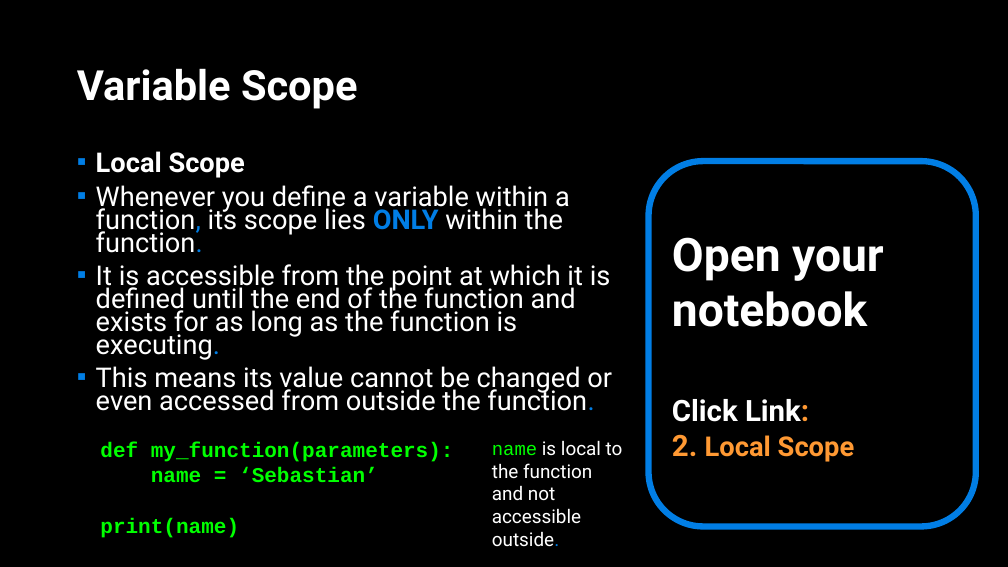
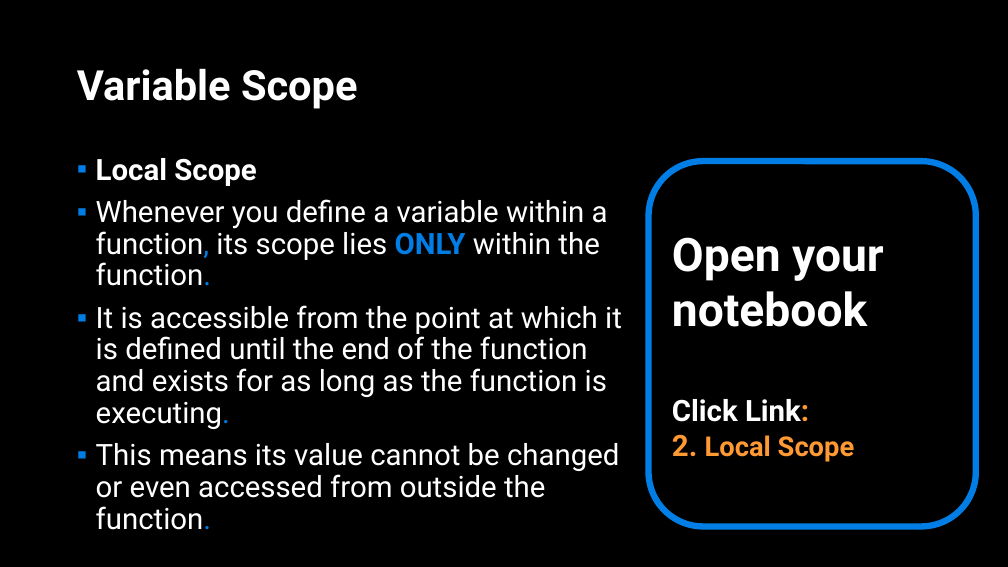
Before and after one commit to APS106/APS106-winter-2022-material, a slide deck: slide 11 of lectures/week2/lecture2/slides/week2_lecture2.pptx (slide 9 before the commit). Drawn at 1008x567 pixels with LibreOffice and Linux fonts; fonts in the diff are those of the drawing; background and template pictures are left out. Boxes give left, top, right and bottom in pixels: in the first picture for what was removed or moved away, otherwise in the second. Text is boxed around its words. In the diff, an @@ line names an element or a change of style, - is before the commit and + after.

```diff
--- a/lectures/week2/lecture2/slides/week2_lecture2.pptx
+++ b/lectures/week2/lecture2/slides/week2_lecture2.pptx
@@ text "Local Scope" at (96,158,622,530): size 25.9 to 28 pt; line spacing 0.7 to 0.9 @@
@@ text removed at (100,442,454,538) @@
-def my_function(parameters):
-name = ‘Sebastian’
-print(name)
@@ text removed at (492,440,623,547) @@
-name is local to the function and not accessible outside.
```
Also in this commit, not shown: 10 other slides changed, 6 slides added, 3 other files.
